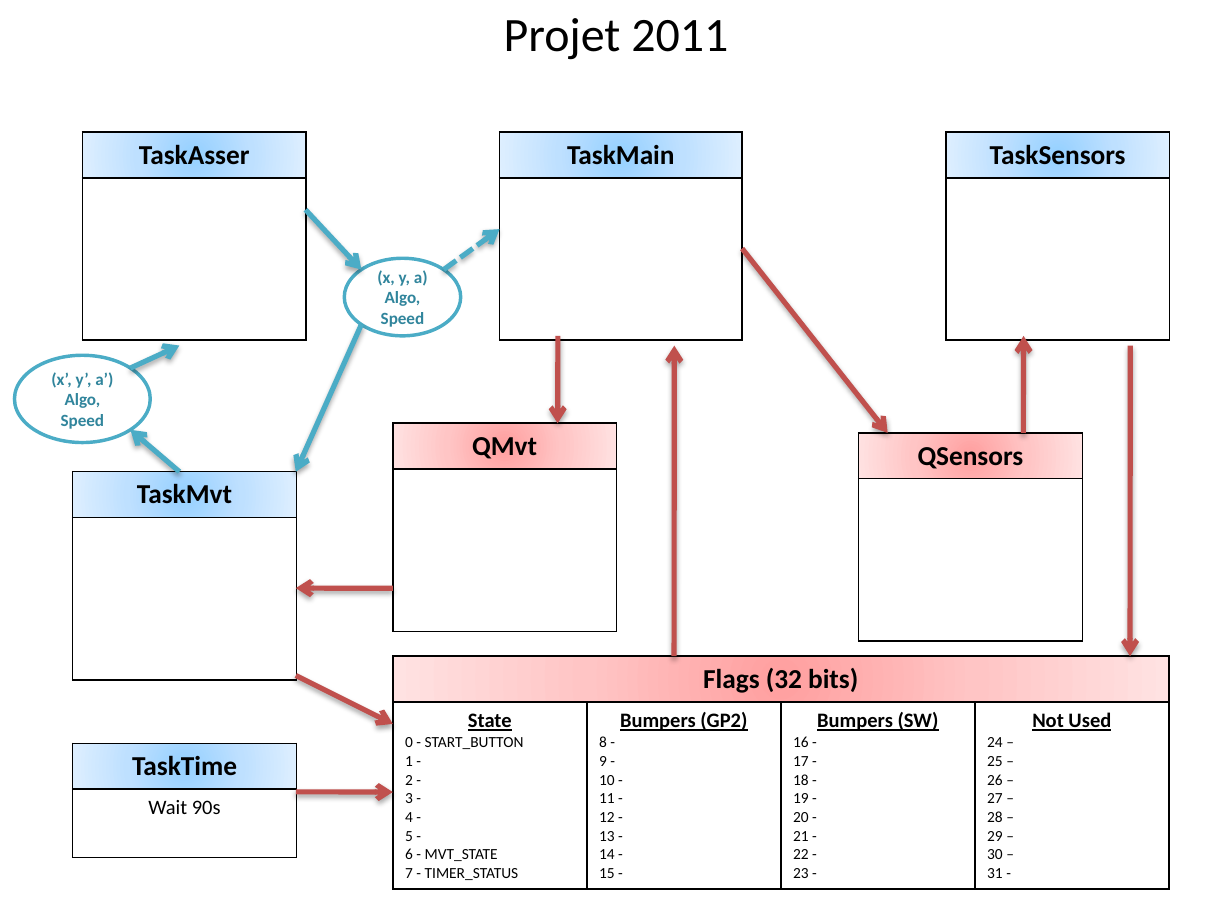
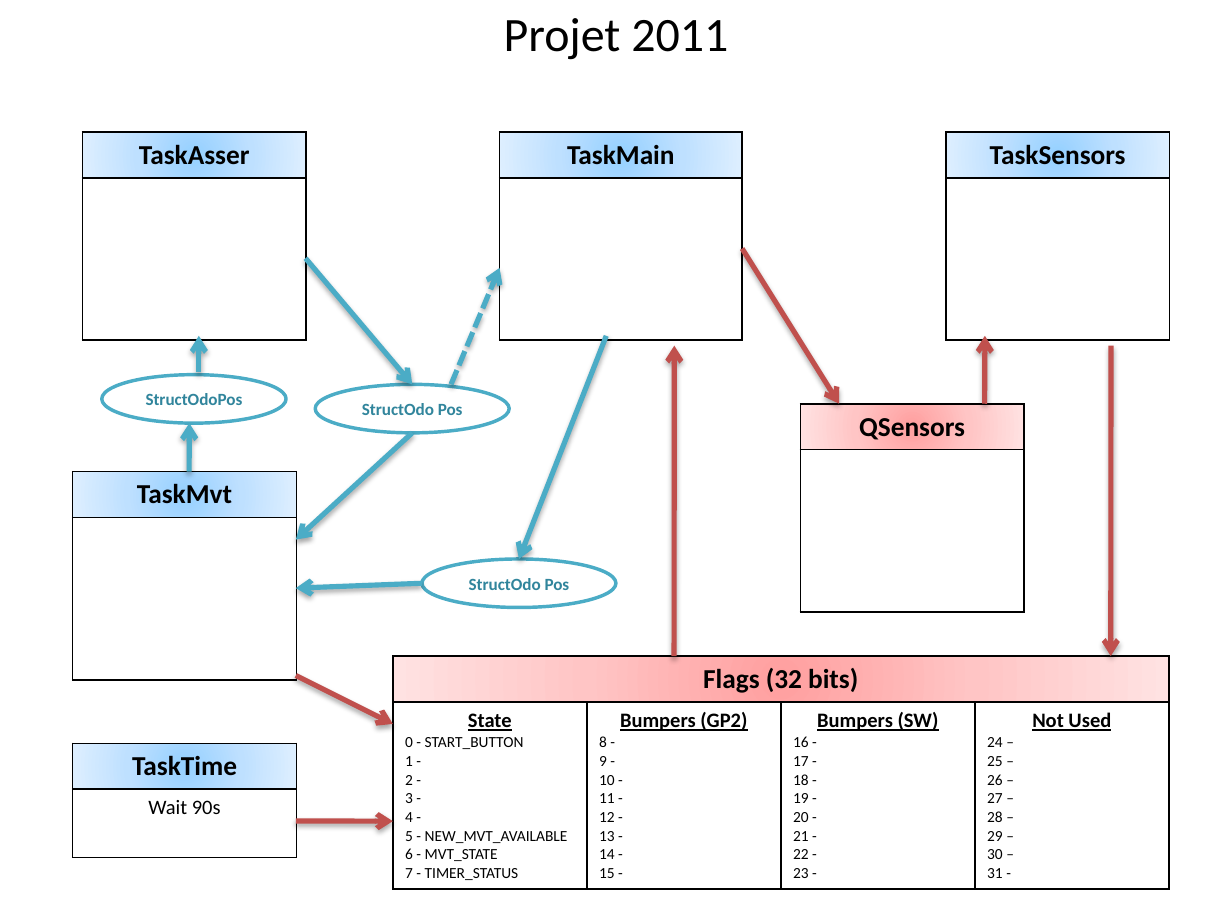
Before and after one commit to oufffteam/oufffteam, a slide deck: slide 1 of Dev_uCOS-II/Oufff2011_FiFi/Conception/Projet 2011.pptx. Drawn at 1232x924 pixels with LibreOffice and Linux fonts; fonts in the diff are those of the drawing. Boxes give left, top, right and bottom in pixels: in the first picture for what was removed or moved away, otherwise in the second. Text is boxed around its words. In the diff, an @@ line names an element or a change of style, - is before the commit and + after.

```diff
--- a/Dev_uCOS-II/Oufff2011_FiFi/Conception/Projet 2011.pptx
+++ b/Dev_uCOS-II/Oufff2011_FiFi/Conception/Projet 2011.pptx
@@ arrow moved from (306, 209) - (361, 270) to (306, 259) - (413, 384) @@
@@ arrow moved from (444, 270) - (500, 229) to (451, 384) - (500, 269) @@
@@ arrow moved from (742, 249) - (887, 432) to (742, 249) - (839, 404) @@
@@ arrow moved from (131, 368) - (180, 346) to (198, 372) - (198, 336) @@
@@ arrow added from (606, 336) to (519, 559), #4BACC6 3 pt @@
@@ arrow removed from (558, 336) to (558, 424) @@
@@ arrow moved from (1024, 432) - (1024, 336) to (984, 404) - (984, 336) @@
@@ arrow moved from (1130, 346) - (1130, 657) to (1111, 346) - (1111, 655) @@
@@ ellipse "StructOdoPos": place and size @@
-ellipse "StructOdoPos" at [15,355,150,442]
+ellipse "StructOdoPos" at [102,375,287,423]
@@ ellipse "StructOdo Pos": place and size @@
-ellipse "StructOdo Pos" at [345,259,461,336]
+ellipse "StructOdo Pos" at [315,384,509,432]
@@ text in ellipse at [146,393,243,405]: text changed @@
-(x’, y’, a’)
-Algo, Speed
+StructOdoPos
@@ text in ellipse at [362,403,463,415]: text changed @@
-(x, y, a)
-Algo, Speed
+StructOdo Pos
@@ table: place and size @@
-table at [859,432,1083,639]
+table at [801,404,1025,611]
@@ arrow moved from (180, 472) - (131, 430) to (190, 472) - (190, 424) @@
@@ arrow moved from (361, 324) - (296, 472) to (413, 432) - (296, 540) @@
@@ table removed at [393,424,617,631], 2 rows, 1 columns @@
-QMvt
-
@@ ellipse added at [423,559,616,607], fill #FFFFFF, outline #4BACC6 2 pt, 10 pt, text #31859C, bold @@
+StructOdo Pos
@@ arrow moved from (393, 589) - (296, 588) to (423, 583) - (296, 588) @@
@@ arrow (423, 583) - (296, 588): stroke #C0504D 3 pt to #4BACC6 3 pt @@
@@ table at [393,655,1167,886] @@
-row 2, column 1: State / 0 - START_BUTTON / 1 - / 2 - / 3 - / 4 - / 5 - / 6 - MVT_STATE / 7 - TIMER_STATUS
+row 2, column 1: State / 0 - START_BUTTON / 1 - / 2 - / 3 - / 4 - / 5 - NEW_MVT_AVAILABLE / 6 - MVT_STATE / 7 - TIMER_STATUS
@@ arrow moved from (296, 792) - (393, 792) to (296, 821) - (393, 822) @@
```
Also in this commit, not shown: 19 other files.
